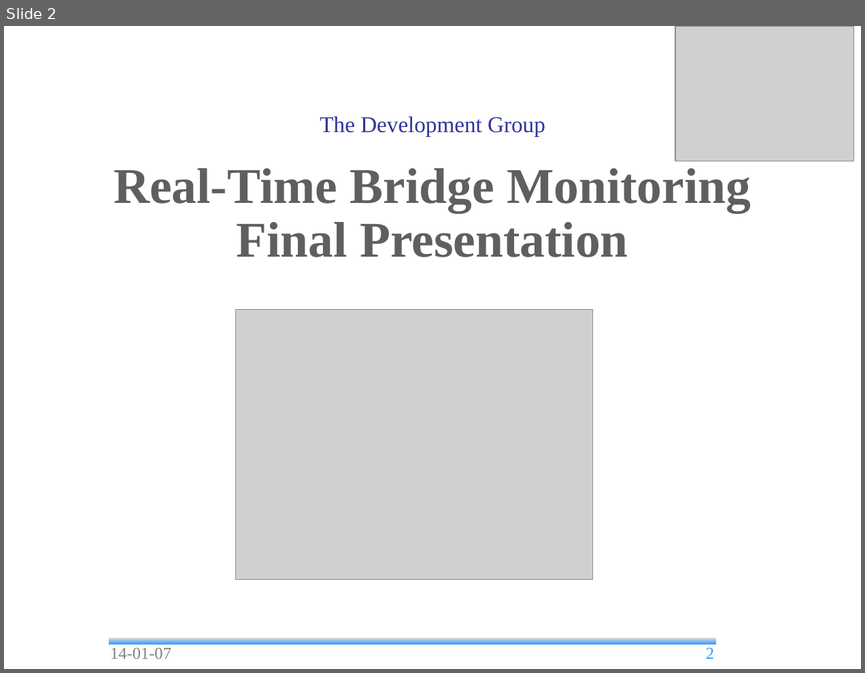
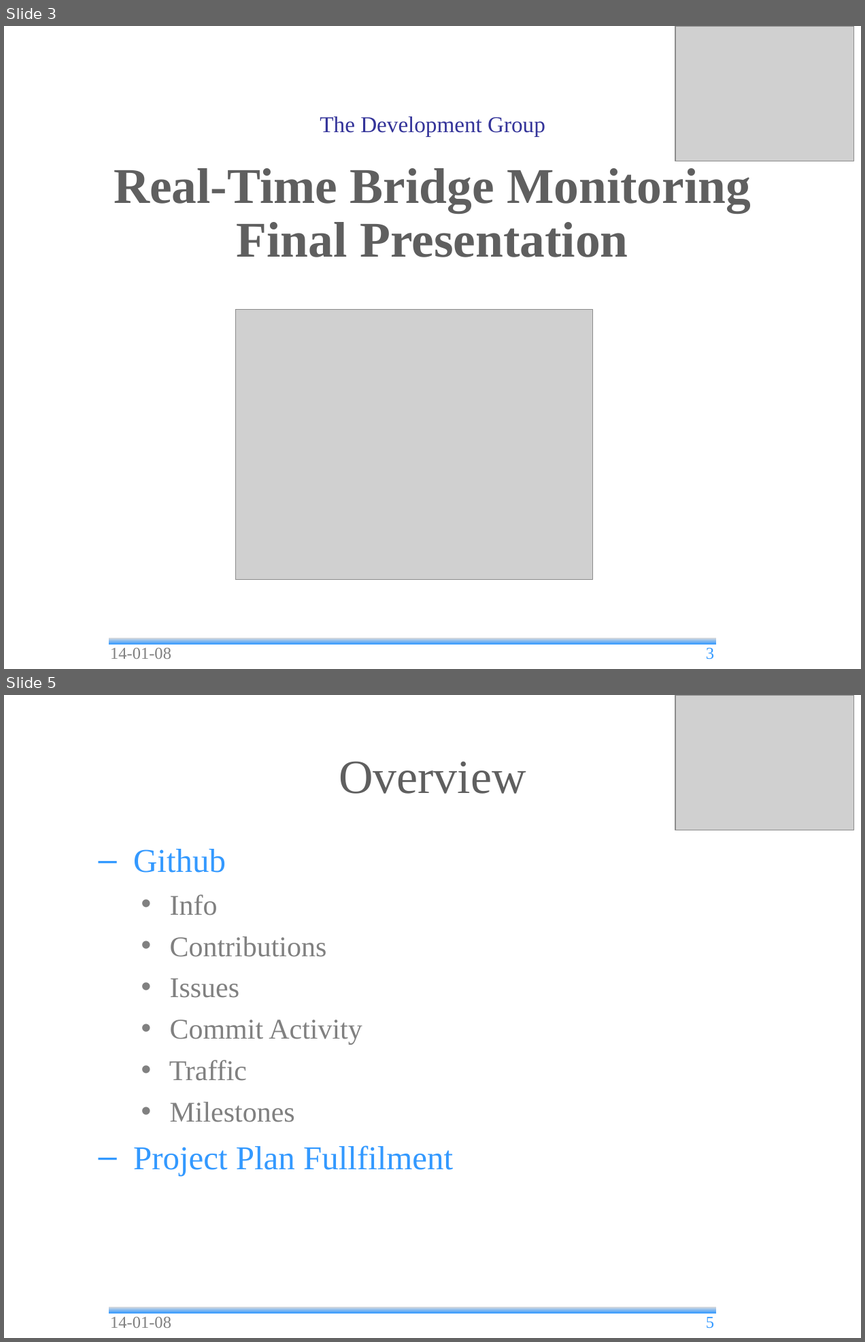
Before and after one commit to andrea-bottoli/DSD, a slide deck: Documentation/Presentations/Final_Presentation.odp. Shown one above the other, each under a label of ours: slide 2 before the commit, slides 3 and 5 after it; the slides between them are not shown. The pictures are 865x673 and 865x1342 pixels, drawn with LibreOffice and Linux fonts; fonts in the diff are those of the drawing; grey boxes stand for pictures; background and template pictures are left out. Boxes give left, top, right and bottom in pixels: in the first picture for what was removed or moved away, otherwise in the second. Text is boxed around its words. In the diff, an @@ line names an element or a change of style, - is before the commit and + after.

```diff
--- a/Documentation/Presentations/Final_Presentation.odp
+++ b/Documentation/Presentations/Final_Presentation.odp
@@ slide 5 added at [4,695,861,1338], background #FFFFFF; not listed: 1 template element that a slide beside it also shows @@
@@ picture added at [675,695,853,830] @@
@@ title added at [339,761,526,794], 40 pt, text #5F5F5F @@
+Overview
@@ text added at [133,849,453,1175], 24 pt, text #808080 @@
+  – Github
+    • Info
+    • Contributions
+    • Issues
+    • Commit Activity
+    • Traffic
+    • Milestones
+  – Project Plan Fullfilment
@@ text added at [110,1317,171,1327], 14 pt, text #808080 @@
+14-01-08
@@ page number added at [706,1317,714,1328], 14 pt, text #3399FF @@
+5
@@ what was slide 2 is now slide 3 @@
@@ slide 3 changed as well @@
@@ text at [110,648,171,658]: text changed @@
-14-01-07
+14-01-08
@@ page number at [706,648,714,659]: text changed @@
-2
+3
```
Also in this commit, not shown: 6 other slides changed, 4 other slides added, 25 slides removed, 1 other file.
